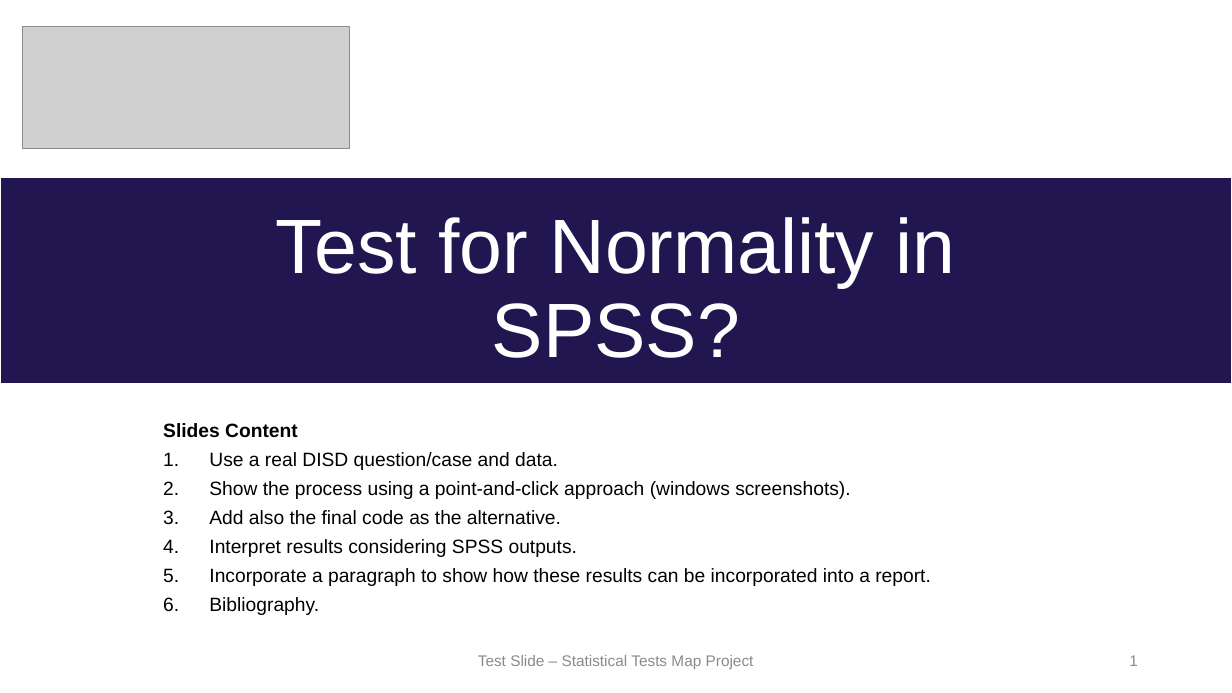
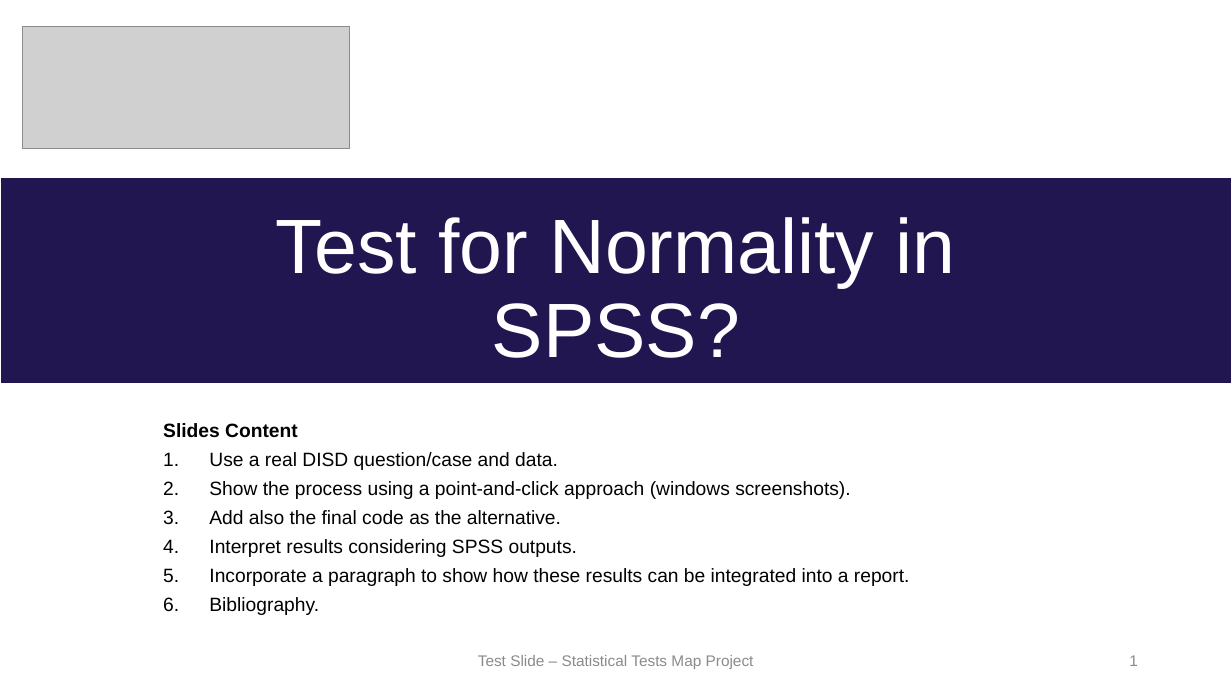
Before and after one commit to statisticaltests/statisticaltests.github.io, a slide deck: slide 1 of Test for Normality in SPSS.pptx. Drawn at 1232x693 pixels with LibreOffice and Linux fonts; fonts in the diff are those of the drawing; grey boxes stand for pictures. Boxes give left, top, right and bottom in pixels: in the first picture for what was removed or moved away, otherwise in the second. Text is boxed around its words. In the diff, an @@ line names an element or a change of style, - is before the commit and + after.

```diff
--- a/Test for Normality in SPSS.pptx
+++ b/Test for Normality in SPSS.pptx
@@ subtitle at [209,568,910,586]: text changed @@
-5. Incorporate a paragraph to show how these results can be incorporated into a report.
+5. Incorporate a paragraph to show how these results can be integrated into a report.
```
